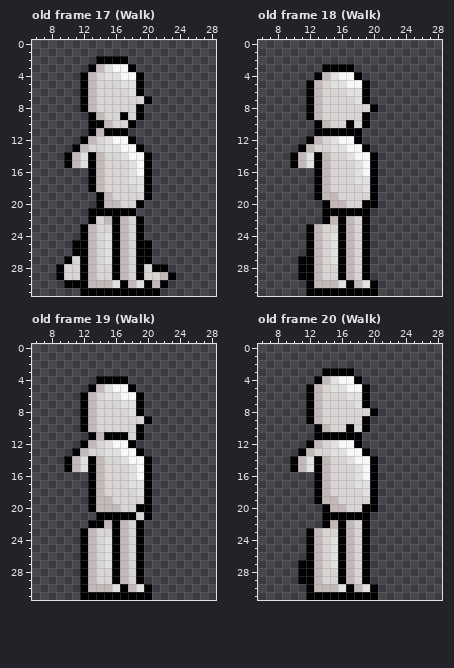
File history of a pixel-art file, Assets/Sprites/basichuman Blink anim.aseprite. This is how it looked before the edit.
32x32 pixels, 34 frames. Shown: old frame 17 (Walk): x 6..28, y 0..31; old frame 18 (Walk): x 6..28, y 0..31; old frame 19 (Walk): x 6..28, y 0..31; old frame 20 (Walk): x 6..28, y 0..31. The commit also changed other frames, which this record leaves out.
After:
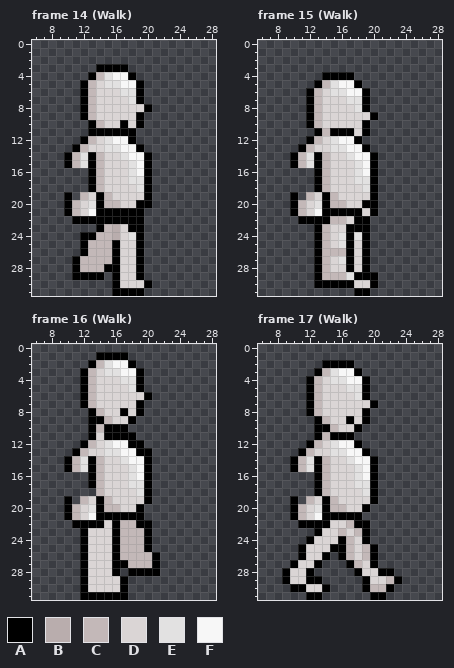
Palette (. is transparent): A #000000  B #b9adad  C #c3b8b8  D #dad5d5  E #e2e1e1  F #f7f7f7
Author's note on the commit: Updated Walking anim for player sprite and added it to an "Enemy"
Edits made:
frames 34 -> 35
layer "Gloves" now shown
layer "Pants" now hidden
layer "Shoes" now hidden
Changed rows in their new state; - is an unchanged pixel.
Frame 14 (Walk) against old frame 17 (Walk):
first column x 12:
 2 --....---
 3 -.AAAA.--
 4 .AC-F-A.-
 5 ---EEFF--
 6 -----E---
 7 ------EA.
 8 -------DA
 9 ACD--D---
10 --CD-ADA-
11 --A---A--
first column x 9:
19 -A-CD----------
20 -ACDE------A---
21 -ACDF-----A----
22 --AA-AA-AA-----
23 ---..ACBDA-----
24 ----ACCBDE-----
25 --.--CC-D--.---
26 --.--CC-D--.---
27 -.AC-CC-D--.---
28 ..AC-CA-D--...-
29 ..A-AA.-D--....
30 -......ADDD-..-
31 ---....----..--
Frame 15 (Walk) against old frame 18 (Walk):
first column x 12:
 3 --....---
 4 -.AAAA.--
 5 .AC-F-A.-
 6 ---EEFF--
 7 -----E---
 8 ------EA.
 9 -------DA
10 ACD--D---
11 --C---DA-
first column x 10:
19 A-CDA------
20 ACDE-------
21 ACDF-----DA
22 -AAA--CDA--
23 --.AC-DAA--
24 --.ACDEAE--
25 --.ACDEA---
26 --.ACCCA---
27 -..ACDEA---
28 -..AC-DA---
29 -..ACCCEA-A
30 --.AAAA-DD-
31 --......--.
Frame 16 (Walk) against old frame 19 (Walk):
first column x 12:
 1 --AAAA---
 2 -ACEFFA--
 3 ACDEEFFA-
 4 ACDDDEEA-
 5 ACDDDDEA-
 6 ---DDDDDA
 7 -----DD--
 8 .AC--AD--
 9 .AAC--A..
10 .ACAAA..-
11 --D---A.-
12 -------A-
13 --------A
first column x 10:
18 ---.--------
19 A-CDA-------
20 ACDEA-----.-
21 ACDF-----A.-
22 -AA--D--C-A-
23 ---D----CCA-
24 ---D-D--CCA-
25 ---D-D--CCA-
26 ---D-D--CCCA
27 ---D-D-ACCCA
28 ---D---.A-AA
29 ---D--DA..--
30 ---DDDD-...-
31 --------...-
Frame 17 (Walk) against old frame 20 (Walk):
first column x 12:
 2 --AAAA---
 3 -ACEFFA--
 4 ACD-E-FA-
 5 ---DDEE--
 6 -----D---
 7 ------DDA
 8 -------A.
 9 .AC--A---
10 --AC-DA.-
11 --C---.--
first column x 9:
19 -A-CDA---------
20 -ACDE------.---
21 -ACDF-----.----
22 --AAA-DD-A-----
23 ---.A--CDC-----
24 ----D-D--------
25 --ADD-A---CA---
26 --ADDA.---CA---
27 -ADDA...ACDA---
28 ADD-.....ADDAA-
29 ADD-A.....-DDCA
30 -AADDA....ACCA-
31 -----......-A--
Boxes around the changes in both pictures, in picture pixels (x1, y1, x2, y2):
changed: (80, 56, 152, 136)
changed: (56, 192, 176, 296)
changed: (306, 64, 378, 136)
changed: (290, 192, 378, 296)
changed: (80, 352, 152, 456)
changed: (64, 488, 160, 600)
changed: (306, 360, 378, 440)
changed: (282, 496, 402, 600)
